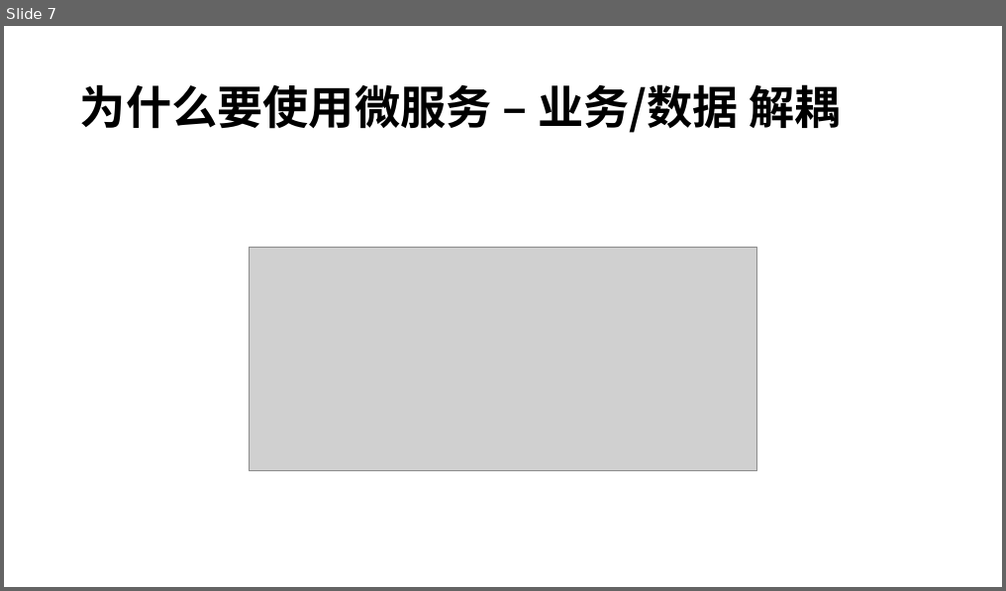
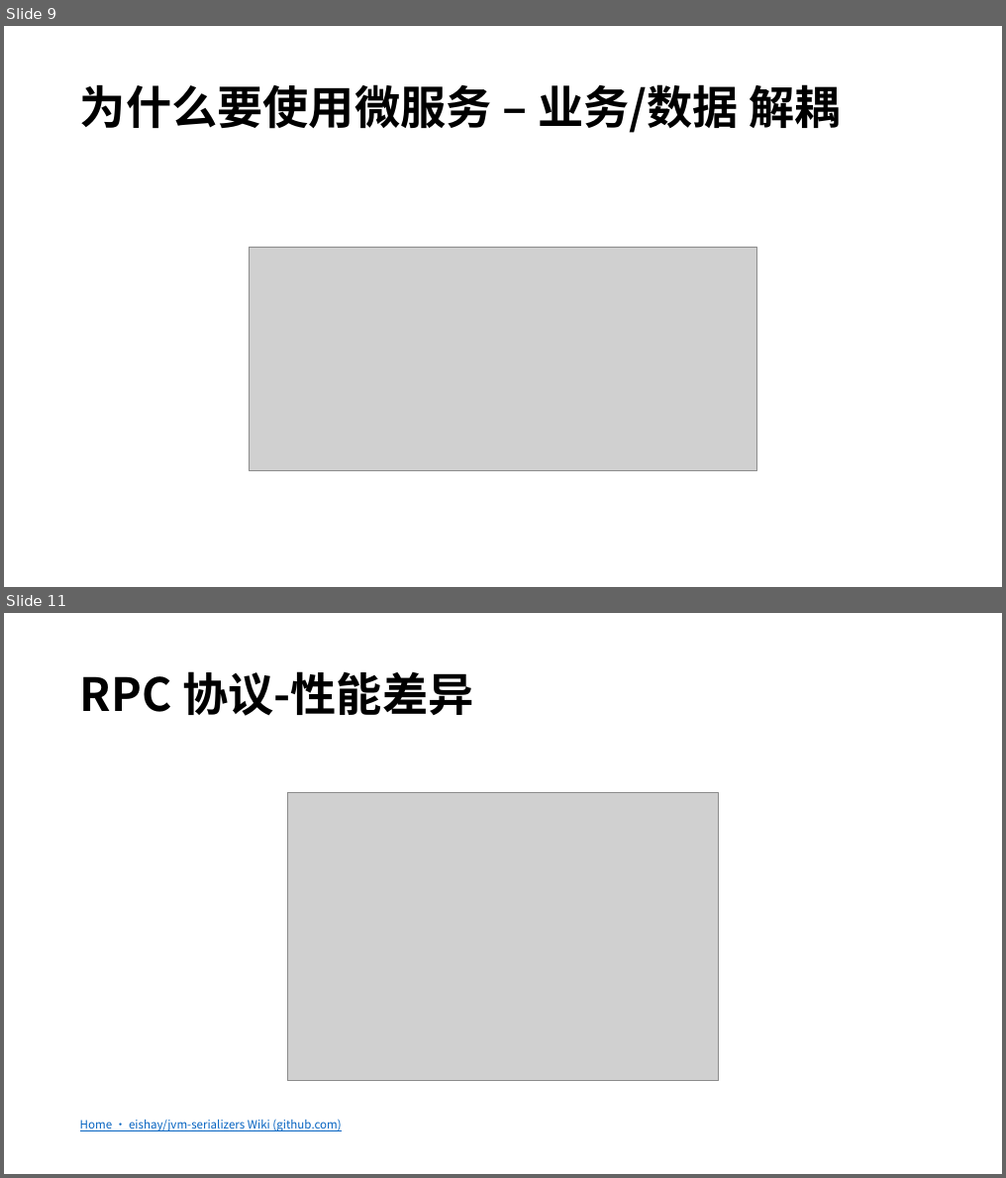
Before and after one commit to Aaron630/kratos-micro, a slide deck: 微服务.pptx. Shown one above the other, each under a label of ours: slide 7 before the commit, slides 9 and 11 after it; the slides between them are not shown. The pictures are 1006x591 and 1006x1178 pixels, drawn with LibreOffice and Linux fonts; fonts in the diff are those of the drawing; grey boxes stand for pictures; background and template pictures are left out. Boxes give left, top, right and bottom in pixels: in the first picture for what was removed or moved away, otherwise in the second. Text is boxed around its words. In the diff, an @@ line names an element or a change of style, - is before the commit and + after.

```diff
--- a/微服务.pptx
+++ b/微服务.pptx
@@ slide 11 added at (4, 613, 1002, 1174), background picture (left out) @@
@@ title added at (80, 671, 473, 716), 44 pt, text #000000, bold @@
+RPC 协议-性能差异
@@ picture added at (288, 792, 719, 1081) @@
@@ text added at (80, 1119, 341, 1132), 11 pt, text #0563C1, underline @@
+Home · eishay/jvm-serializers Wiki (github.com)
@@ what was slide 7 is now slide 9 @@
```
Also in this commit, not shown: 3 slides changed, 2 other slides added, 40 other files.
